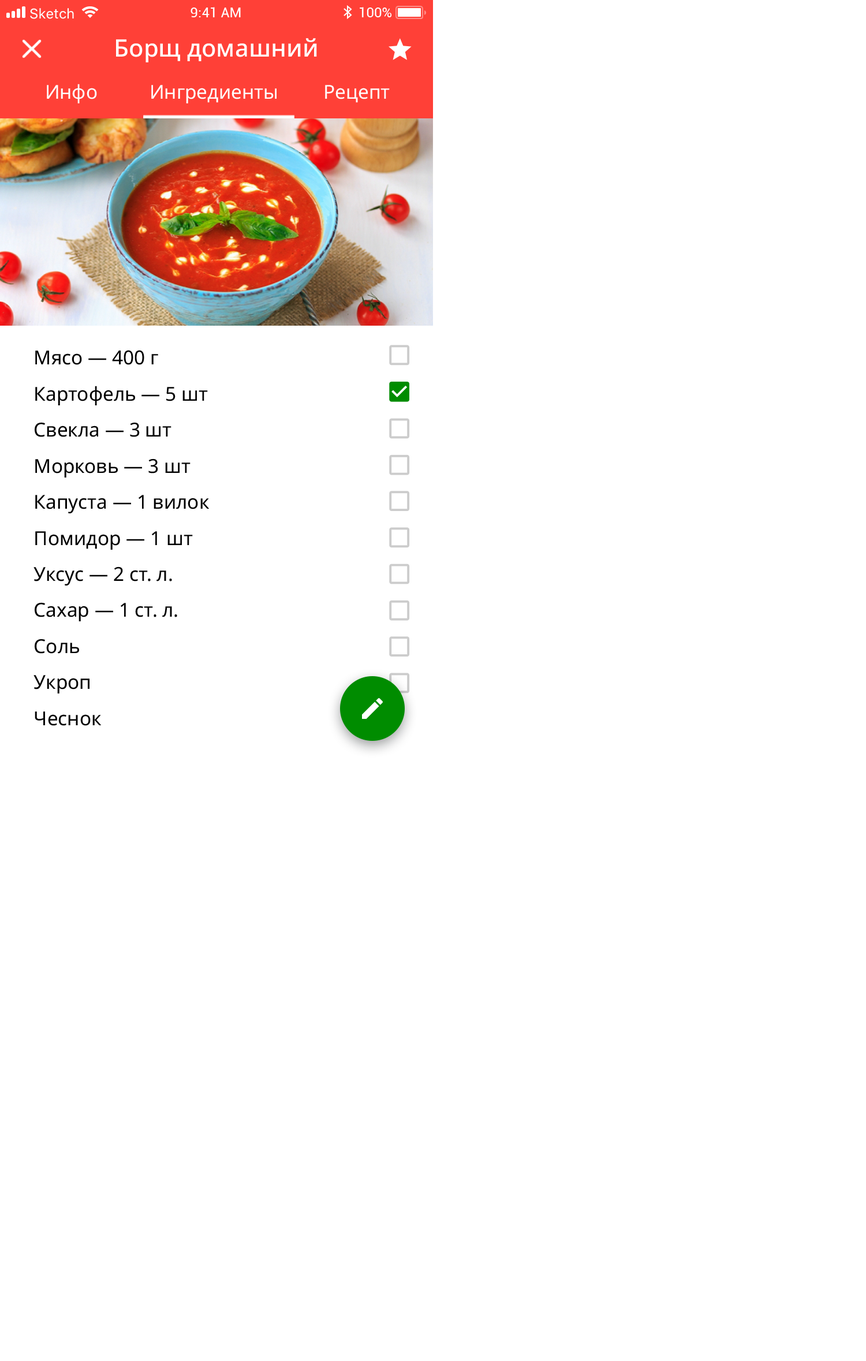
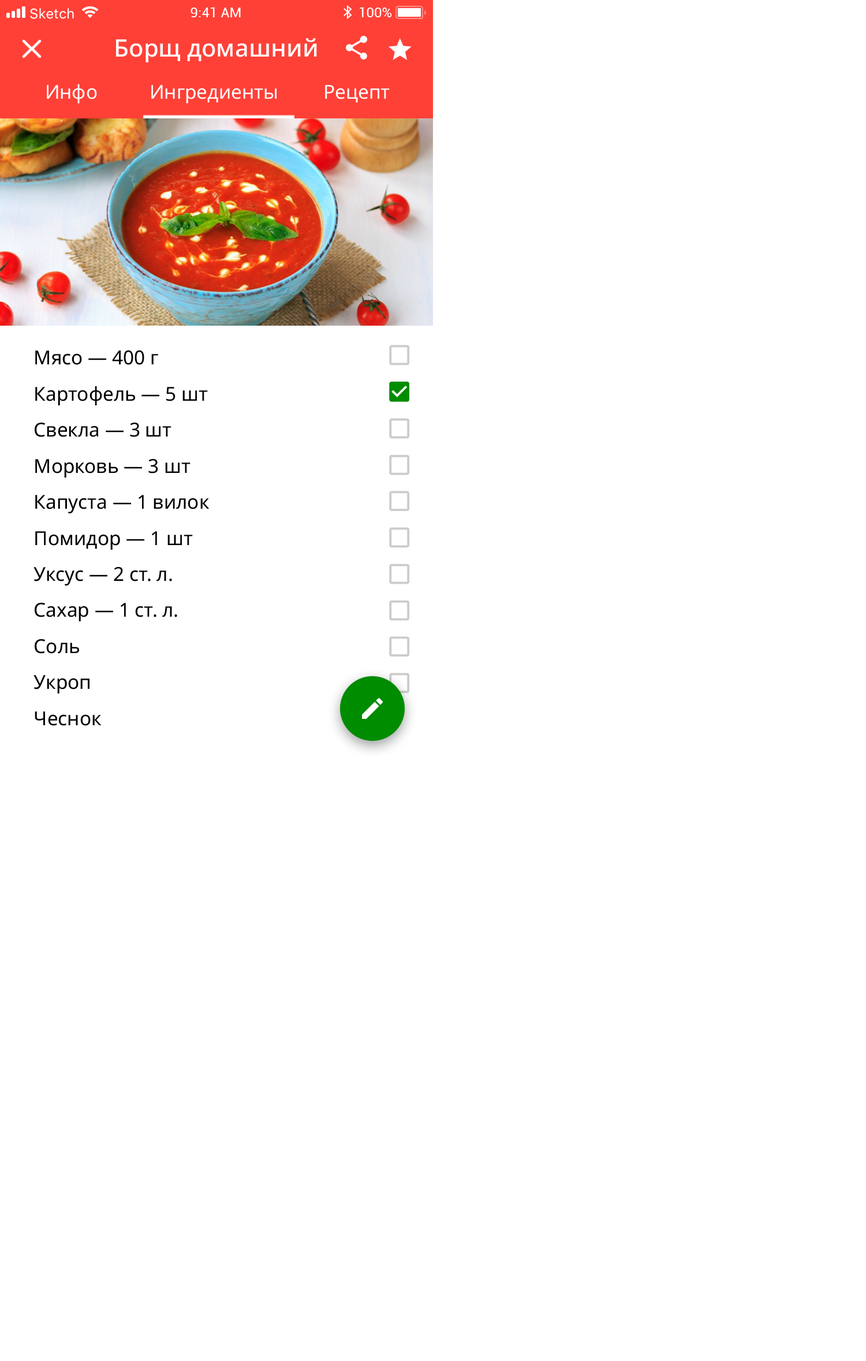
Revision of a layered 866x1361 image; what changed, layer by layer:
added layer "-e-share" in group "smachno_ingredients" over (345, 35, 368, 60)
